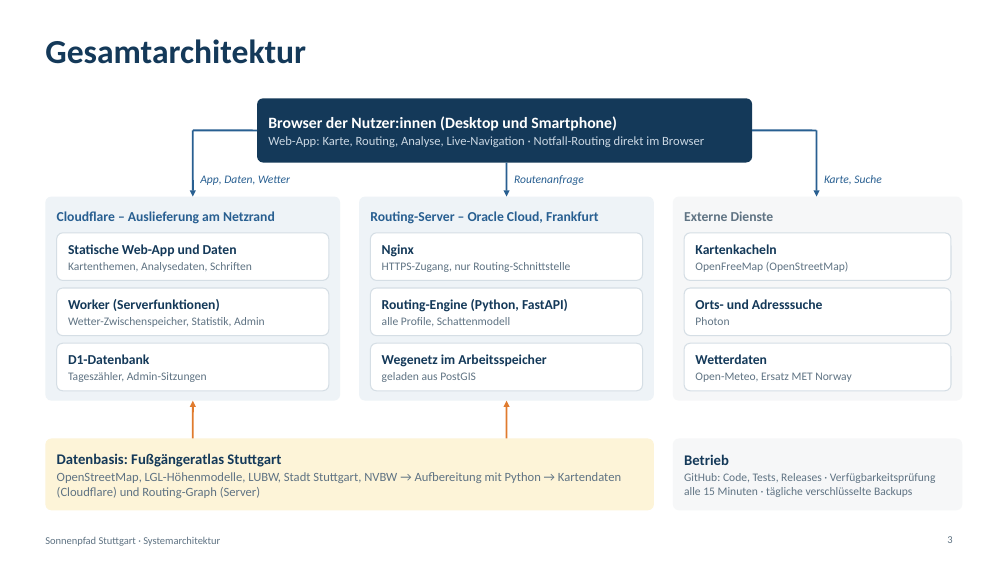
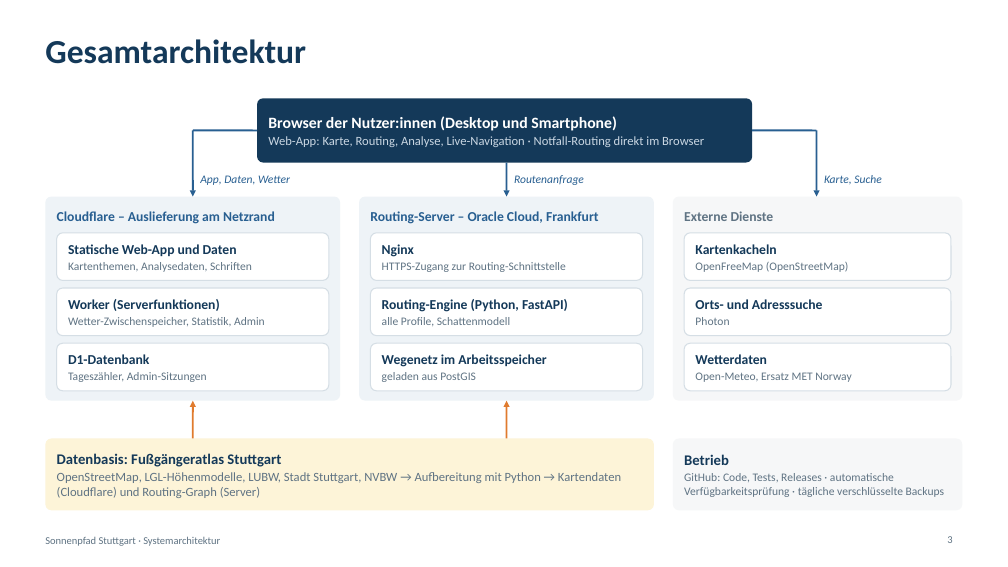
Before and after one commit to Reza-Bakhshi7/sonnenpfad-stuttgart, a slide deck: slide 3 of docs/architektur/Sonnenpfad-Systemarchitektur.pptx. Drawn at 1008x567 pixels with LibreOffice and Linux fonts; fonts in the diff are those of the drawing. Boxes give left, top, right and bottom in pixels: in the first picture for what was removed or moved away, otherwise in the second. Text is boxed around its words. In the diff, an @@ line names an element or a change of style, - is before the commit and + after.

```diff
--- a/docs/architektur/Sonnenpfad-Systemarchitektur.pptx
+++ b/docs/architektur/Sonnenpfad-Systemarchitektur.pptx
@@ text at (382,262,566,272): text changed @@
-HTTPS-Zugang, nur Routing-Schnittstelle
+HTTPS-Zugang zur Routing-Schnittstelle
@@ text at (684,473,944,497): text changed @@
-GitHub: Code, Tests, Releases · Verfügbarkeitsprüfung alle 15 Minuten · tägliche verschlüsselte Backups
+GitHub: Code, Tests, Releases · automatische Verfügbarkeitsprüfung · tägliche verschlüsselte Backups
```
Also in this commit, not shown: 7 other slides changed, 32 other files.
